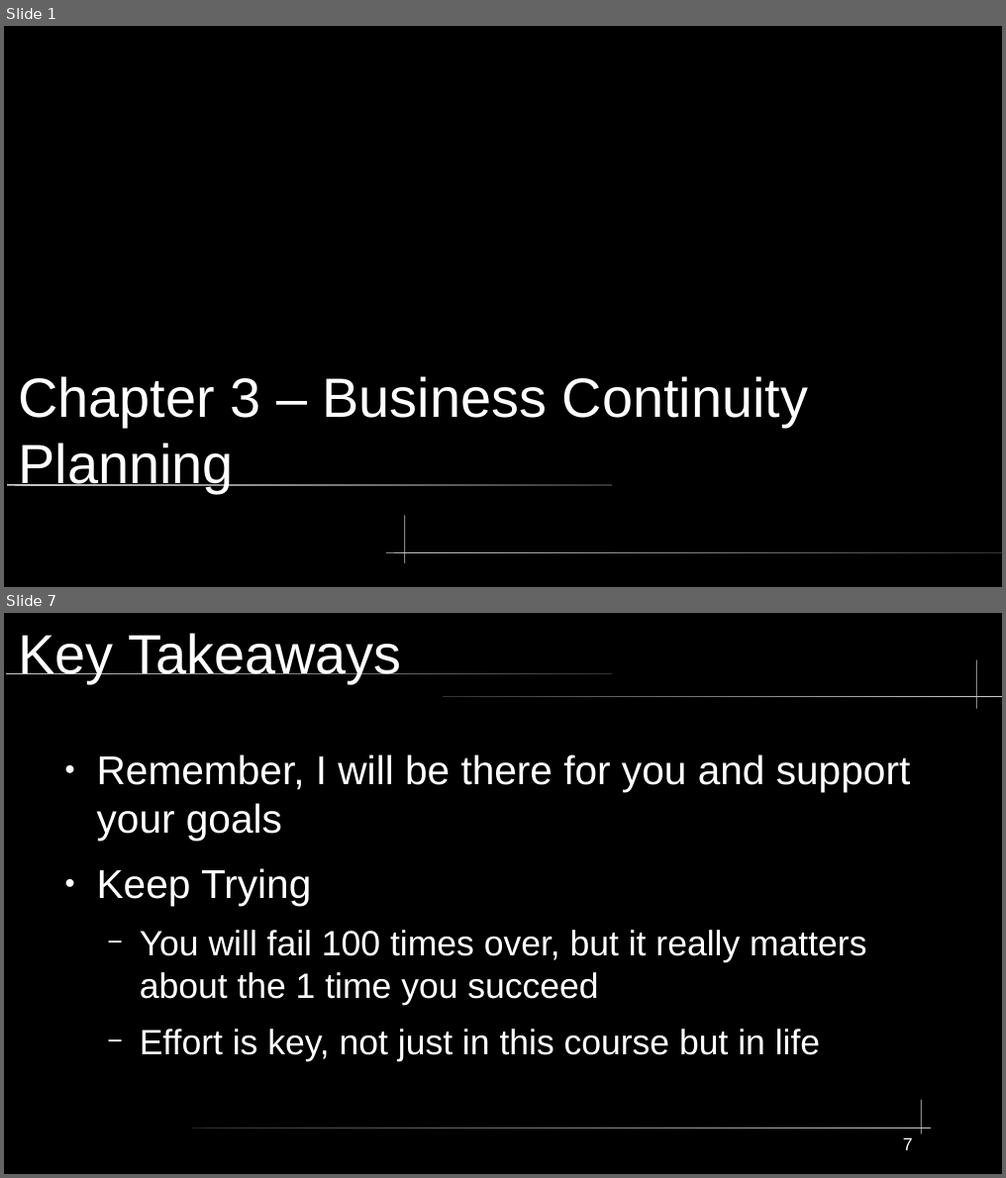
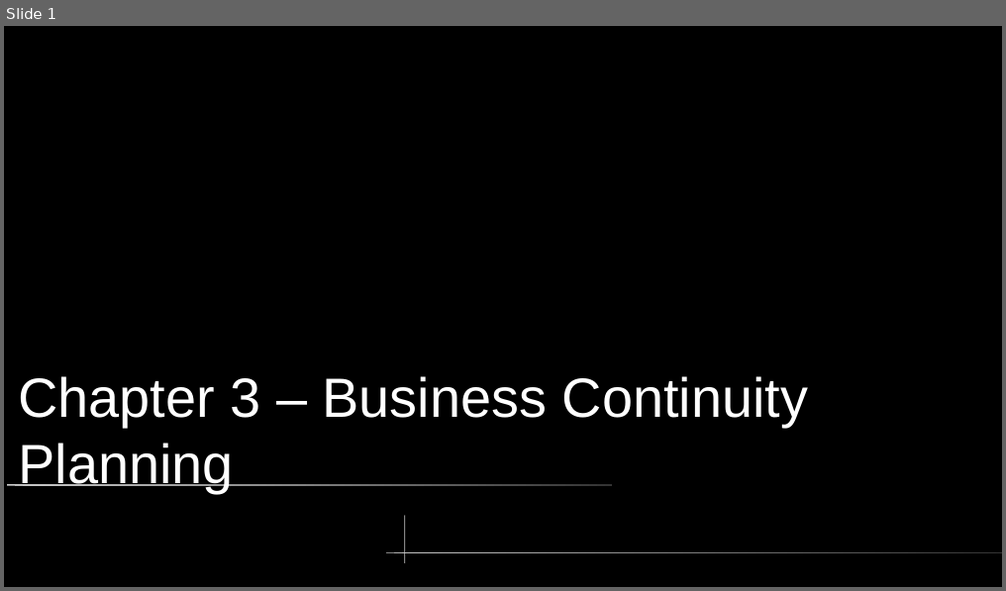
Before and after one commit to City-Colleges-of-Chicago-Cybersecurity/COMPSFI-214, a slide deck: 2026/Spring/powerpoints/Chatper-03-Business-Continuity-Planning.odp. Shown one above the other, each under a label of ours: slides 1 and 7 before the commit, slide 1 after it; the slides between them are not shown. The pictures are 1006x1178 and 1006x591 pixels, drawn with LibreOffice and Linux fonts; fonts in the diff are those of the drawing. Boxes give left, top, right and bottom in pixels: in the first picture for what was removed or moved away, otherwise in the second. Text is boxed around its words. In the diff, an @@ line names an element or a change of style, - is before the commit and + after.

```diff
--- a/2026/Spring/powerpoints/Chatper-03-Business-Continuity-Planning.odp
+++ b/2026/Spring/powerpoints/Chatper-03-Business-Continuity-Planning.odp
@@ slide 7 removed at [4,613,1002,1174], background #000000 @@
@@ title removed at [18,633,401,683] @@
-Key Takeaways
@@ freeform shape removed at [976,661,977,709] @@
@@ rounded rectangle removed at [6,672,612,674] @@
@@ rounded rectangle removed at [444,696,1002,697] @@
@@ text removed at [97,755,910,1062] @@
-● Remember, I will be there for you and support your goals
-● Keep Trying
-  − You will fail 100 times over, but it really matters about the 1 time you succeed
-  − Effort is key, not just in this course but in life
@@ freeform shape removed at [922,1100,923,1135] @@
@@ rounded rectangle removed at [192,1128,932,1129] @@
@@ page number removed at [903,1138,913,1151] @@
-7
```
Also in this commit, not shown: 8 slides added, 6 other slides removed.
